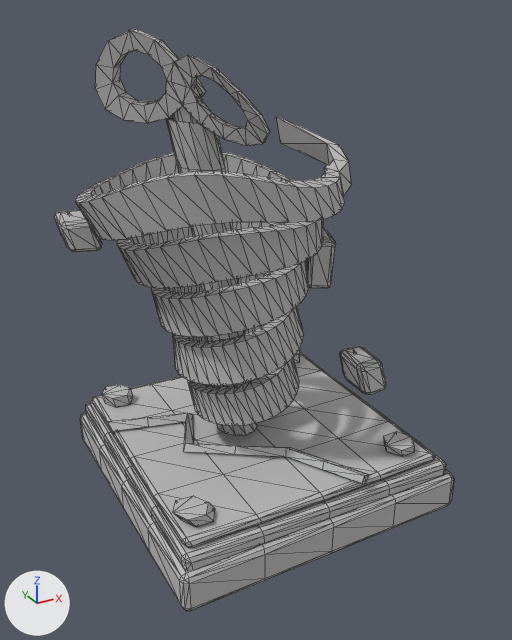
The FBX model Game/Assets/Art/Characters/Ch5/Kit_WarpedSpring.fbx as it was, and as the next commit left it.
One viewpoint serves both versions: a 50 mm camera at (-1.038, -1.891, 1.546) aimed at (-0.039, -0.074, 0.638). Lighting does not change. The marker at lower left points along +X, +Y and +Z. The first picture is the older version. Mesh edges are drawn as thin lines. Where no turn or scale is listed for an object, it has been applied to the vertices. Vertices at exactly the same position are counted once.

In view in the first picture: 'WarpedSpring'.
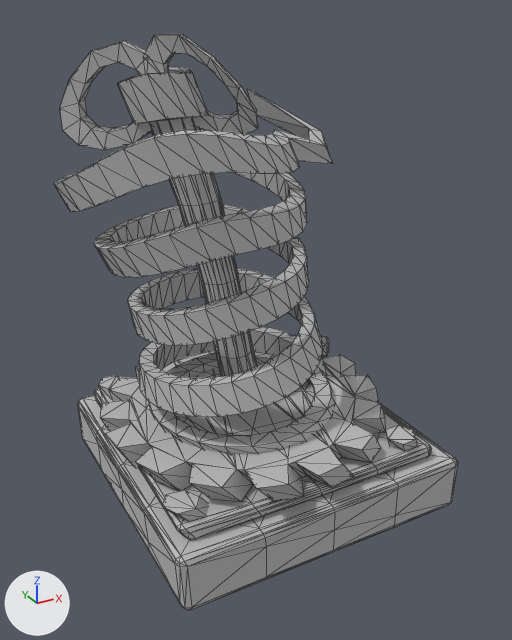
Location of each change, (x1, y1, x2, y2) in pixels of the pictures (512 x 640 px; the box of a moved part takes in the faces that stretch with it):
'WarpedSpring', reshaped
    before: (55, 29, 454, 611)
    after: (54, 34, 458, 610)
part 1 of me_warpedspring_mesh, rebuilt (20% taller)
    before: (75, 152, 345, 426)
    after: (54, 89, 333, 417)
part 2 of me_warpedspring_mesh, rebuilt
    before: (80, 402, 454, 611)
    after: (78, 395, 458, 610)
part 3 of me_warpedspring_mesh, rebuilt
    before: (92, 352, 435, 547)
    after: (94, 388, 432, 540)
part 4 of me_warpedspring_mesh, rebuilt
    before: (166, 116, 257, 435)
    after: (149, 117, 257, 376)
part 5 of me_warpedspring_mesh, rebuilt
    before: (95, 29, 183, 123)
    after: (117, 67, 208, 124)
part 6 of me_warpedspring_mesh, deleted
    before: (55, 78, 387, 395)
part 7 of me_warpedspring_mesh, built on
    before: (102, 349, 415, 527)
    after: (98, 335, 417, 521)
part 8 of me_warpedspring_mesh, moved or reshaped
    before: (174, 55, 270, 146)
    after: (60, 34, 258, 150)

The edits, one by one:
Material 'void_stone' (mat_void_stone) is new.
Its base color is (0.5, 0.5, 0.5) (grey #bcbcbc).
Its roughness is 0.8.
me_warpedspring_mesh is used by ob_warpedspring; location (0.0, 0.0, 0.0).
me_warpedspring_mesh had 1687 vertices, 3310 faces and spanned x -0.568..0.49, y -0.5..0.5, z 0.0..1.496.
me_warpedspring_mesh now has 1590 vertices, 3140 faces and spans x -0.606..0.5, y -0.524..0.501, z 0.0..1.482.
me_warpedspring_mesh part 1: the loose piece of 724 vertices spanning x -0.563..0.246, y -0.377..0.385, z 0.257..1.186 is rebuilt with 466 vertices and now spans x -0.606..0.346, y -0.363..0.387, z 0.347..1.301, in mat_void_stone_dark (grey #bcbcbc).
me_warpedspring_mesh part 2: the loose piece of 288 vertices spanning x -0.5..0.49, y -0.5..0.5, z 0.0..0.18 is rebuilt with 238 vertices and now spans x -0.509..0.5, y -0.507..0.501, z 0.0..0.197, in mat_violet (grey #bcbcbc).
me_warpedspring_mesh part 3: the loose piece of 127 vertices spanning x -0.47..0.441, y -0.465..0.453, z 0.175..0.215 is rebuilt with 238 vertices and now spans x -0.48..0.437, y -0.464..0.44, z 0.182..0.257, in mat_void_stone (grey #bcbcbc).
me_warpedspring_mesh part 4: the loose piece of 108 vertices spanning x -0.269..-0.01, y -0.119..0.103, z 0.224..1.262 is rebuilt with 96 vertices and now spans x -0.319..0.02, y -0.109..0.121, z 0.303..1.277.
me_warpedspring_mesh part 5: the loose piece of 48 vertices spanning x -0.442..-0.193, y -0.027..0.15, z 1.253..1.496 is rebuilt with 24 vertices and now spans x -0.395..-0.132, y -0.053..0.165, z 1.248..1.393.
me_warpedspring_mesh part 6: 8 loose pieces with 264 vertices, spanning x -0.568..0.436, y -0.402..0.374, z 0.45..1.392, are deleted.
me_warpedspring_mesh part 7: 80 vertices removed from x -0.476..0.402, y -0.483..0.41, z 0.196..0.259; 436 vertices added at x -0.546..0.439, y -0.524..0.448, z 0.181..0.41.
me_warpedspring_mesh part 8: 48 vertices removed from x -0.263..-0.007, y -0.145..0.04, z 1.189..1.434; 92 vertices added at x -0.537..0.0, y -0.091..0.192, z 1.184..1.482.
me_warpedspring_mesh gains material mat_void_stone (grey #bcbcbc).
